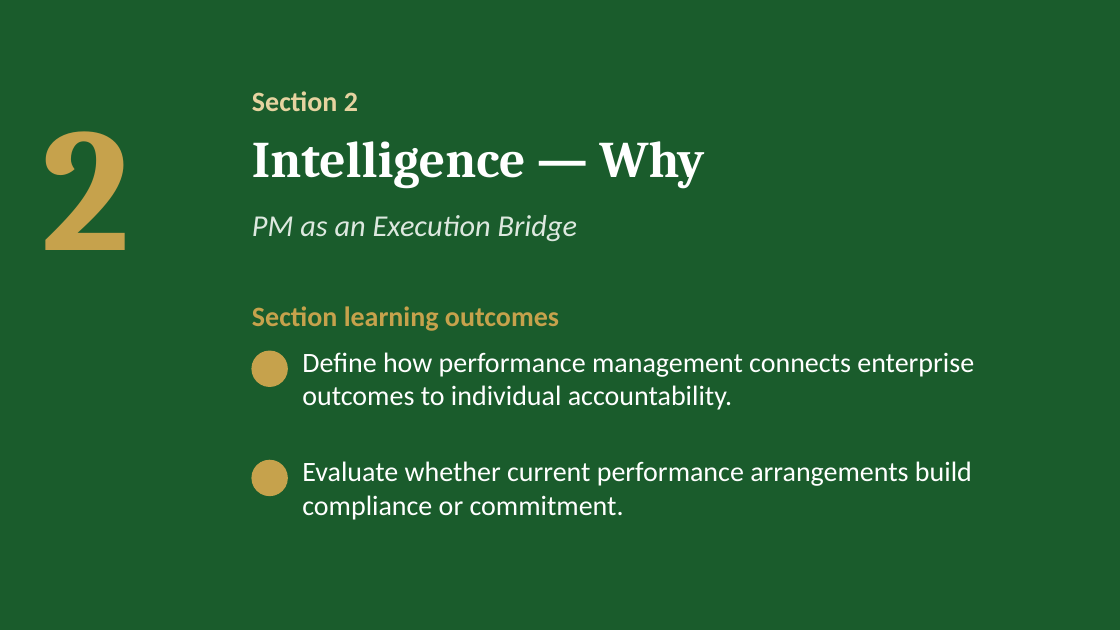
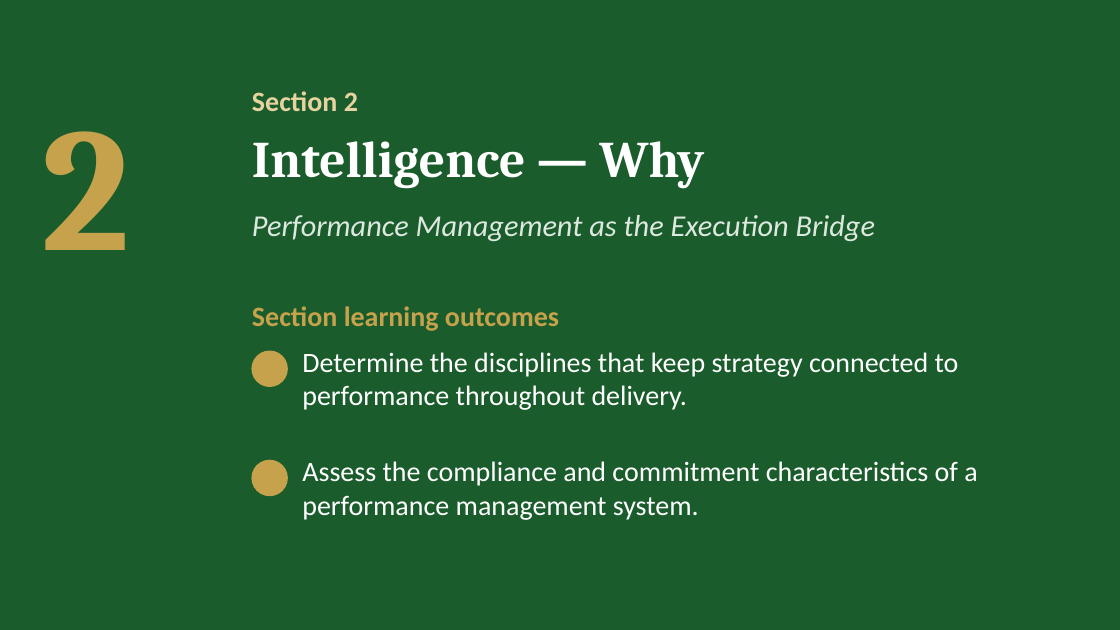
Before and after one commit to IBSL26/ibsl-platform, a slide deck: slide 16 of Unit decks/Unit 06 - Performance Management Setup.pptx (slide 12 before the commit). Drawn at 1120x630 pixels with LibreOffice and Linux fonts; fonts in the diff are those of the drawing; background and template pictures are left out. Boxes give left, top, right and bottom in pixels: in the first picture for what was removed or moved away, otherwise in the second. Text is boxed around its words. In the diff, an @@ line names an element or a change of style, - is before the commit and + after.

Commit message:
Unit 6: human and organisational operating systems, S2R Contribution Map and FACES; Capstone 6A-6B; deck 33 slides

```diff
--- a/Unit decks/Unit 06 - Performance Management Setup.pptx
+++ b/Unit decks/Unit 06 - Performance Management Setup.pptx
@@ text at (252,215,875,241): text changed @@
-PM as an Execution Bridge
+Performance Management as the Execution Bridge
@@ text at (302,352,959,410): text changed @@
-Define how performance management connects enterprise outcomes to individual accountability.
+Determine the disciplines that keep strategy connected to performance throughout delivery.
@@ text at (302,461,977,520): text changed @@
-Evaluate whether current performance arrangements build compliance or commitment.
+Assess the compliance and commitment characteristics of a performance management system.
```
Also in this commit, not shown: 14 other slides changed, 14 slides added, 9 slides removed, 30 other files.
